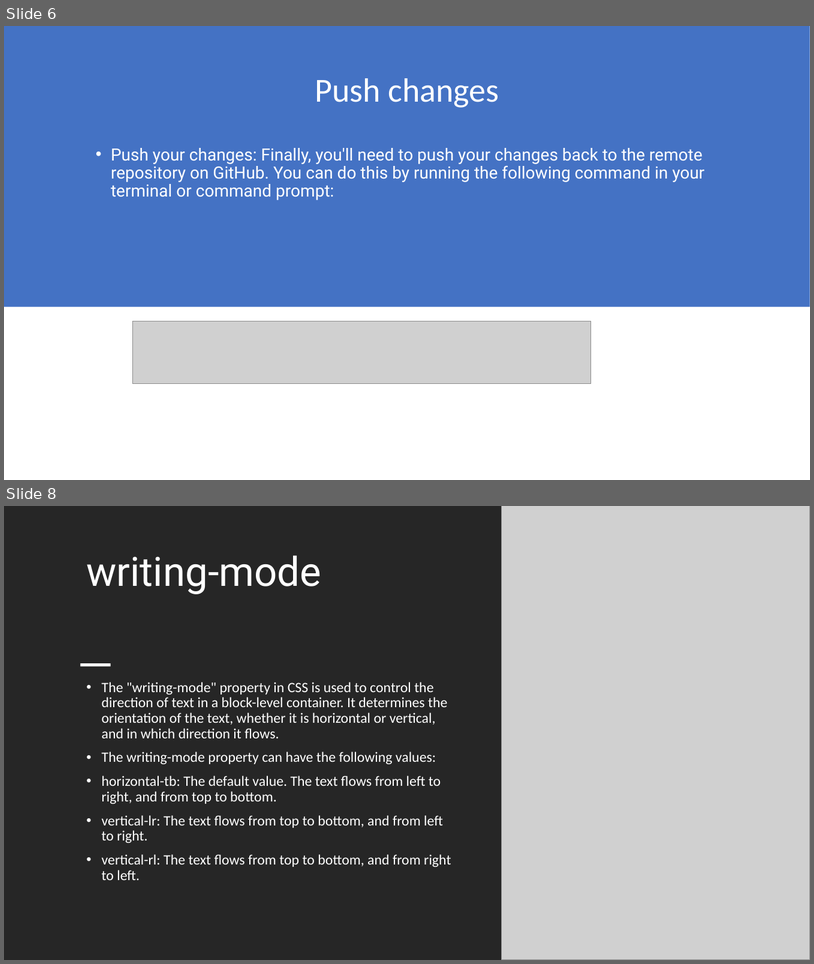
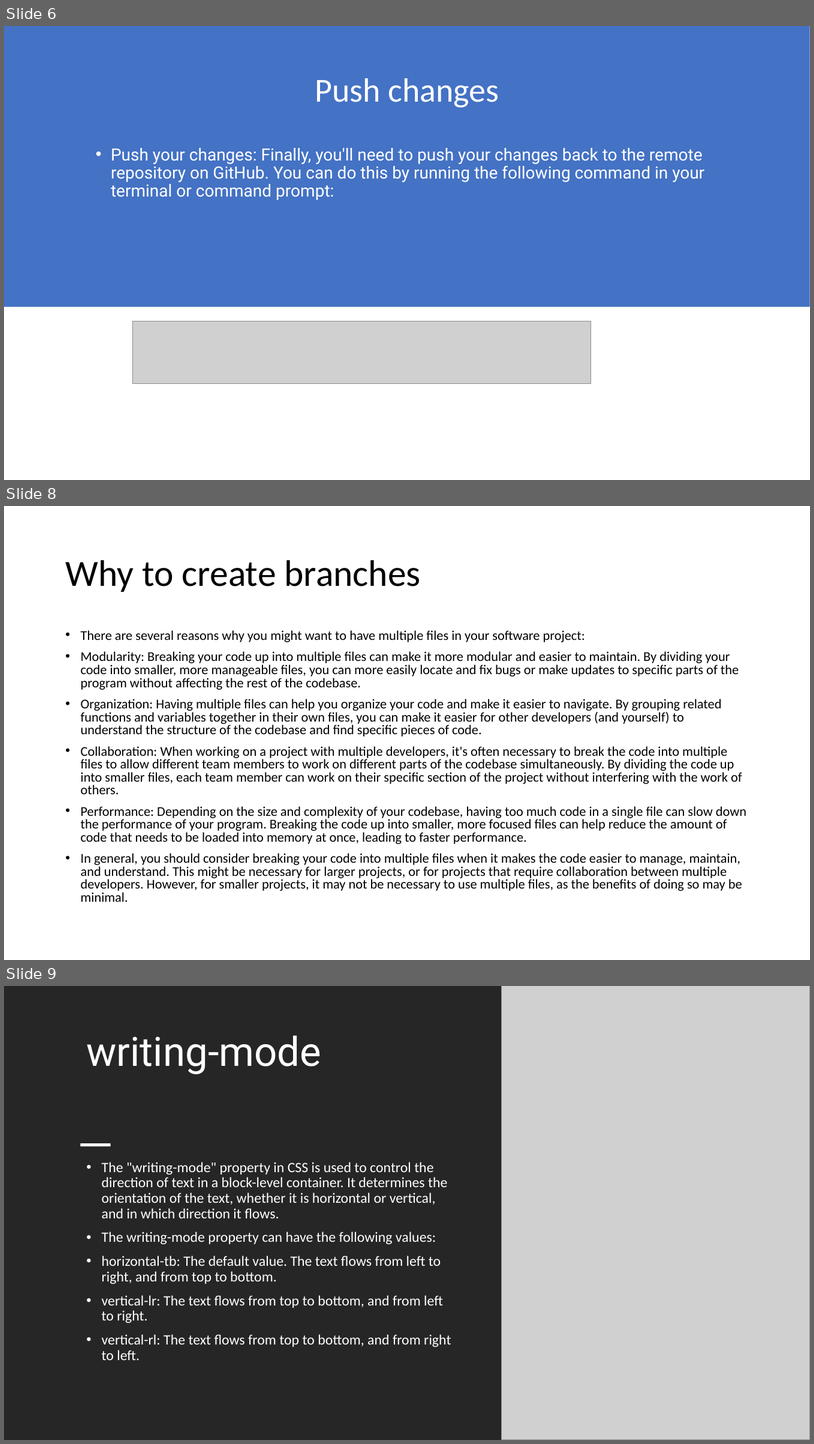
Before and after one commit to 1shaked/full-stack, a slide deck: 16ass/16ass.pptx. Shown one above the other, each under a label of ours: slides 6 and 8 before the commit, slides 6, 8 and 9 after it; the slides between them are not shown. The pictures are 814x964 and 814x1444 pixels, drawn with LibreOffice and Linux fonts; fonts in the diff are those of the drawing; grey boxes stand for pictures. Boxes give left, top, right and bottom in pixels: in the first picture for what was removed or moved away, otherwise in the second. Text is boxed around its words. In the diff, an @@ line names an element or a change of style, - is before the commit and + after.

```diff
--- a/16ass/16ass.pptx
+++ b/16ass/16ass.pptx
@@ slide 8 added at (x1=4, y1=506, x2=810, y2=960), background #FFFFFF @@
@@ title added at (x1=65, y1=560, x2=421, y2=592), 44 pt, text #000000 @@
+Why to create branches
@@ text added at (x1=81, y1=630, x2=747, y2=901), 16 pt, text #000000 @@
+• There are several reasons why you might want to have multiple files in your software project:
+• Modularity: Breaking your code up into multiple files can make it more modular and easier to maintain. By dividing your code into smaller, more manageable files, you can more easily locate and fix bugs or make updates to specific parts of the program without affecting the rest of the codebase.
+• Organization: Having multiple files can help you organize your code and make it easier to navigate. By grouping related functions and variables together in their own files, you can make it easier for other developers (and yourself) to understand the structure of the codebase and find specific pieces of code.
+• Collaboration: When working on a project with multiple developers, it's often necessary to break the code into multiple files to allow different team members to work on different parts of the codebase simultaneously. By dividing the code up into smaller files, each team member can work on their specific section of the project without interfering with the work of others.
+• Performance: Depending on the size and complexity of your codebase, having too much code in a single file can slow down the performance of your program. Breaking the code up into smaller, more focused files can help reduce the amount of code that needs to be loaded into memory at once, leading to faster performance.
+• In general, you should consider breaking your code into multiple files when it makes the code easier to manage, maintain, and understand. This might be necessary for larger projects, or for projects that require collaboration between multiple developers. However, for smaller projects, it may not be necessary to use multiple files, as the benefits of doing so may be minimal.
@@ what was slide 8 is now slide 9 @@
```
Also in this commit, not shown: 1 other slide added, 1 slide removed, 28 other files.
